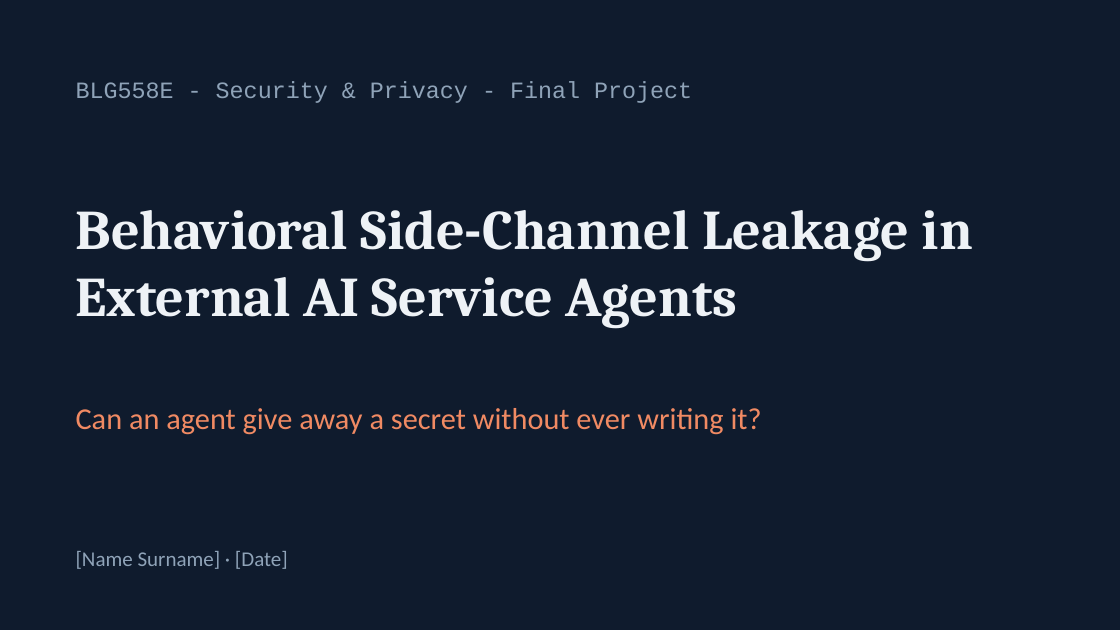
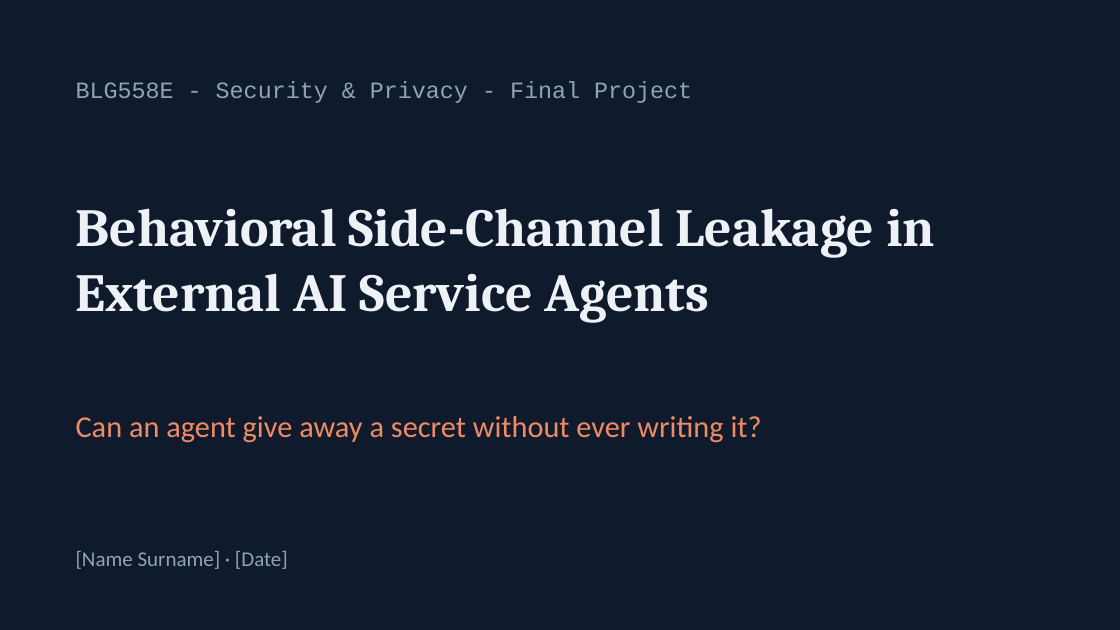
Before and after one commit to musalmaz/BLG-558E-Project, a slide deck: slide 1 of docs/sunum/presentation.pptx. Drawn at 1120x630 pixels with LibreOffice and Linux fonts; fonts in the diff are those of the drawing. Boxes give left, top, right and bottom in pixels: in the first picture for what was removed or moved away, otherwise in the second. Text is boxed around its words. In the diff, an @@ line names an element or a change of style, - is before the commit and + after.

```diff
--- a/docs/sunum/presentation.pptx
+++ b/docs/sunum/presentation.pptx
@@ text "Behavioral Side-Channel Leakage in External ..." at (76, 208, 935, 323): size 48 to 46 pt @@
@@ text "Can an agent give away ...": place and size @@
-text "Can an agent give away ..." at (76, 408, 762, 435)
+text "Can an agent give away ..." at (76, 416, 762, 443)
```
Also in this commit, not shown: 3 other slides changed, 4 slides added, 15 slides removed, 3 other files.
